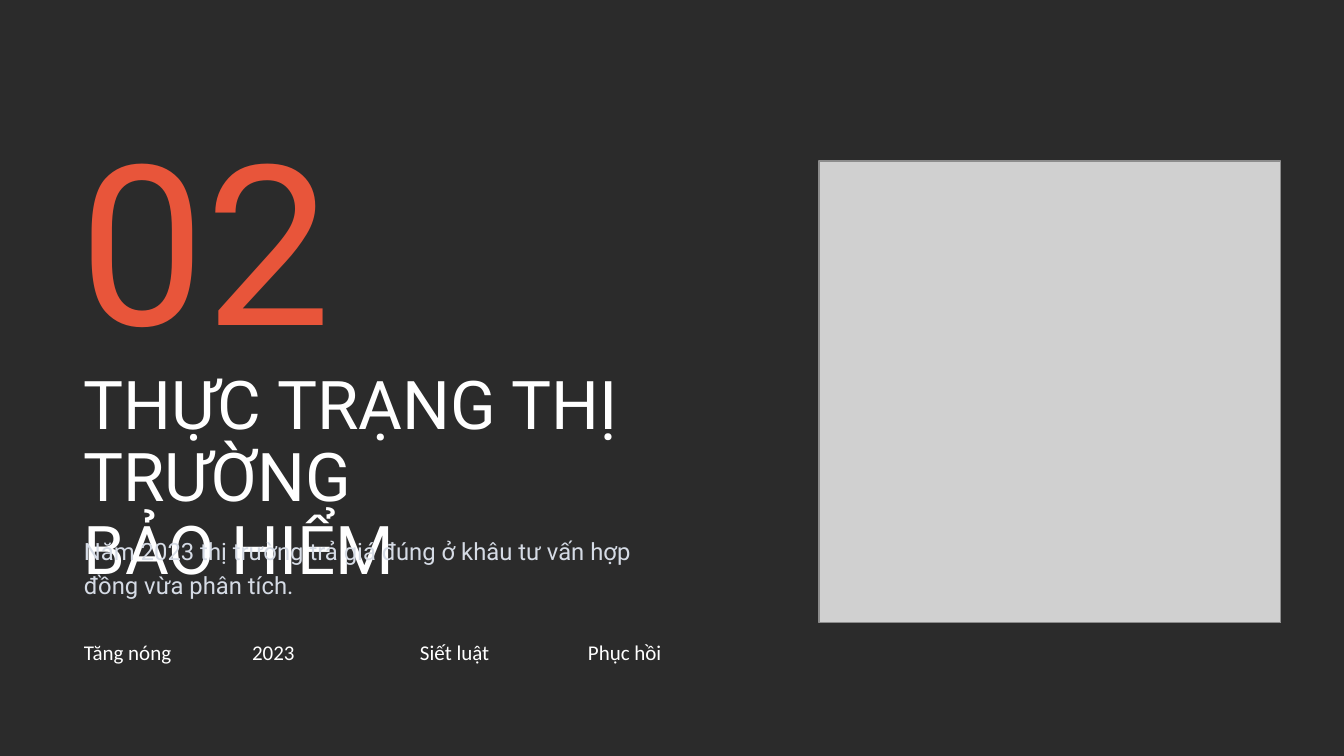
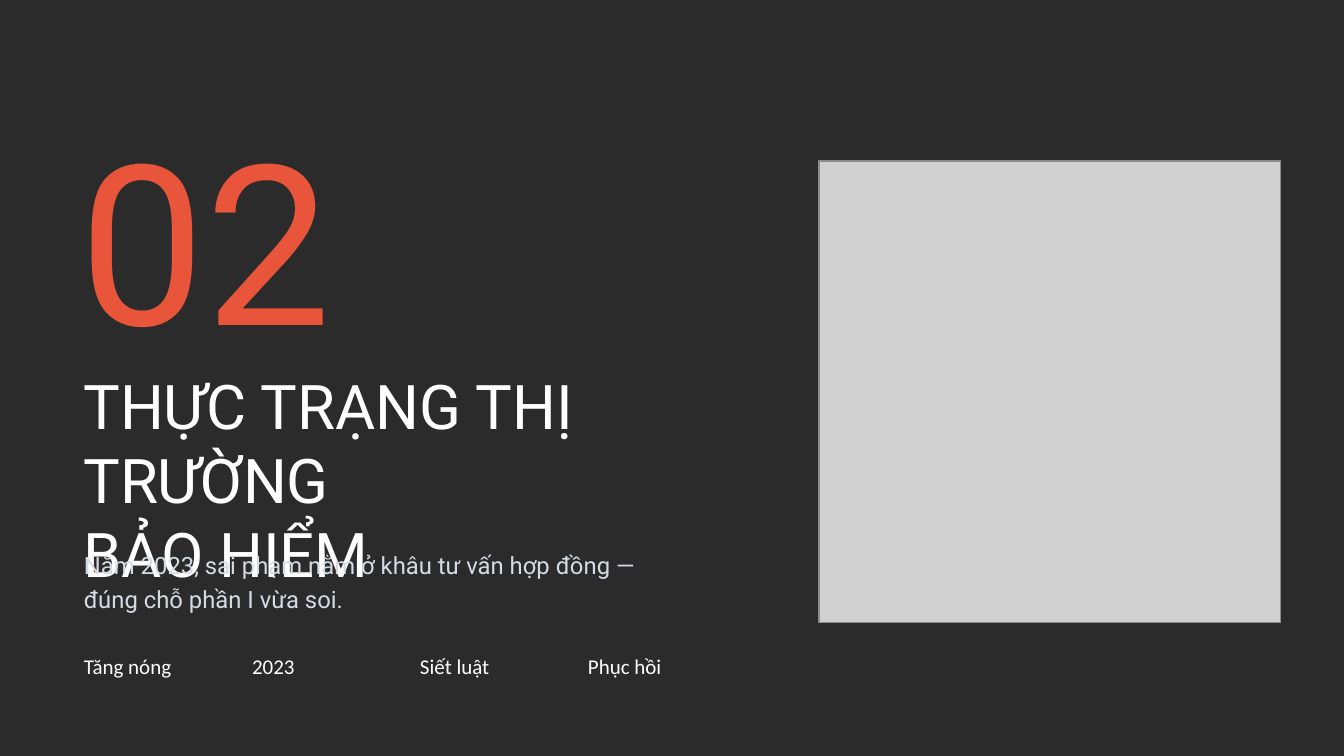
Before and after one commit to tranquanghaofake-dotcom/Law, a slide deck: slide 17 of docs/bai/hd-bao-hiem-an-gia/hd-bao-hiem-an-gia.pptx. Drawn at 1344x756 pixels with LibreOffice and Linux fonts; fonts in the diff are those of the drawing; grey boxes stand for pictures; background and template pictures are left out; a plain dark background stands for a picture behind light text. Boxes give left, top, right and bottom in pixels: in the first picture for what was removed or moved away, otherwise in the second. Text is boxed around its words. In the diff, an @@ line names an element or a change of style, - is before the commit and + after.

```diff
--- a/docs/bai/hd-bao-hiem-an-gia/hd-bao-hiem-an-gia.pptx
+++ b/docs/bai/hd-bao-hiem-an-gia/hd-bao-hiem-an-gia.pptx
@@ title "THỰC TRẠNG THỊ TRƯỜNG" at [83, 382, 573, 592]: size 48 to 44 pt; line spacing 51.8pt to 52.8pt @@
@@ text at [84, 552, 610, 613]: text changed @@
-Năm 2023 thị trường trả giá đúng ở khâu tư vấn hợp
-đồng vừa phân tích.
+Năm 2023, sai phạm nằm ở khâu tư vấn hợp đồng —
+đúng chỗ phần I vừa soi.
@@ 4 texts: place and size @@
-4 texts at [84, 644, 661, 664]
+4 texts at [84, 658, 661, 678]
```
Also in this commit, not shown: 24 other slides changed, 4 other files.
